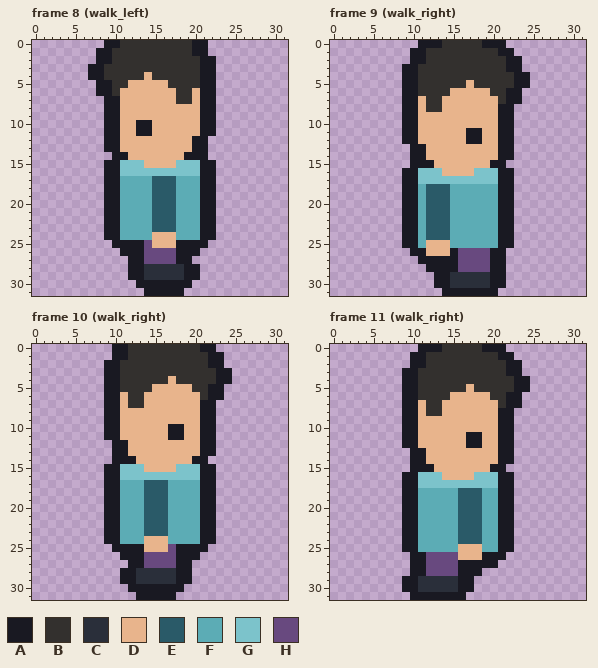
Pixel-art file: player/player.aseprite. The first picture shows the starting point.
32x32 pixels, 16 frames. Shown: frame 8 (walk_left), frame 9 (walk_right), frame 10 (walk_right), frame 11 (walk_right). The commit also changed other frames, which this record leaves out.
Palette (. is transparent): A #191922  B #33302e  C #2a2f3a  D #e8b48c  E #2a5a68  F #5cacb5  G #7cc3cb  H #68497f
Pixels before, frame 8 (walk_left), first column x 7:
 0 ..AABBBBBBBBBAA.
 1 .AABBBBBBBBBBAA.
 2 .AABBBBBBBBBBBAA
 3 AABBBBBBBBBBBBAA
 4 AABBBBBDBBBBBBAA
 5 .AABBDDDDDBBBBAA
 6 .AABDDDDDDDBBDAA
 7 ..AADDDDDDDBBDAA
 8 ..AADDDDDDDDDDAA
 9 ..AADDDDDDDDDDAA
10 ..AADDAADDDDDDAA
11 ..AADDAADDDDDDAA
12 ..AADDDDDDDDDAA.
13 ..AADDDDDDDDDAA.
14 ...AADDDDDDDAAA.
15 ..AAGGGDDDDGGGAA
16 ..AAGGGGGGGGGGAA
17 ..AAFFFFEEEFFFAA
18 ..AAFFFFEEEFFFAA
19 ..AAFFFFEEEFFFAA
20 ..AAFFFFEEEFFFAA
21 ..AAFFFFEEEFFFAA
22 ..AAFFFFEEEFFFAA
23 ..AAFFFFEEEFFFAA
24 ..AAFFFFDDDFFFAA
25 ...AAAAHDDDAAAA.
26 ....AAAHHHHAAA..
27 .....AAHHHHAA...
28 .....AACCCCCAA..
29 .....AACCCCCAA..
30 ......AAAAAAA...
31 .......AAAAA....
Pixels before, frame 9 (walk_right), first column x 9:
 0 ..AAABBBBBAAA...
 1 .AABBBBBBBBBAA..
 2 .AABBBBBBBBBBAA.
 3 AABBBBBBBBBBBAA.
 4 AABBBBBBBBBBBBAA
 5 AABBBBBBDBBBBBAA
 6 AABBBBDDDDDBBAA.
 7 AADBBDDDDDDDBAA.
 8 AADBBDDDDDDDAA..
 9 AADDDDDDDDDDAA..
10 AADDDDDDDDDDAA..
11 AADDDDDDAADDAA..
12 AADDDDDDAADDAA..
13 .AADDDDDDDDDAA..
14 .AADDDDDDDDDAA..
15 .AAADDDDDDDAA...
16 AAGGGDDDDGGGAA..
17 AAGGGGGGGGGGAA..
18 AAFEEEFFFFFFAA..
19 AAFEEEFFFFFFAA..
20 AAFEEEFFFFFFAA..
21 AAFEEEFFFFFFAA..
22 AAFEEEFFFFFFAA..
23 AAFEEEFFFFFFAA..
24 AAFEEEFFFFFFAA..
25 AAFDDDFFFFFFAA..
26 .AADDDAHHHHAA...
27 ..AAAAAHHHHAA...
28 ...AAAAHHHHAA...
29 ....AACCCCCAA...
30 ....AACCCCCAA...
31 .....AAAAAAA....
Pixels before, frame 10 (walk_right), first column x 9:
 0 .AABBBBBBBBBAA..
 1 .AABBBBBBBBBBAA.
 2 AABBBBBBBBBBBAA.
 3 AABBBBBBBBBBBBAA
 4 AABBBBBBDBBBBBAA
 5 AABBBBDDDDDBBAA.
 6 AADBBDDDDDDDBAA.
 7 AADBBDDDDDDDAA..
 8 AADDDDDDDDDDAA..
 9 AADDDDDDDDDDAA..
10 AADDDDDDAADDAA..
11 AADDDDDDAADDAA..
12 .AADDDDDDDDDAA..
13 .AADDDDDDDDDAA..
14 .AAADDDDDDDAA...
15 AAGGGDDDDGGGAA..
16 AAGGGGGGGGGGAA..
17 AAFFFEEEFFFFAA..
18 AAFFFEEEFFFFAA..
19 AAFFFEEEFFFFAA..
20 AAFFFEEEFFFFAA..
21 AAFFFEEEFFFFAA..
22 AAFFFEEEFFFFAA..
23 AAFFFEEEFFFFAA..
24 AAFFFDDDFFFFAA..
25 .AAAADDDHAAAA...
26 ..AAAHHHHAAA....
27 ...AAHHHHAA.....
28 ..AACCCCCAA.....
29 ..AACCCCCAA.....
30 ...AAAAAAA......
31 ....AAAAA.......
Pixels before, frame 11 (walk_right), first column x 9:
 0 ..AAABBBBBAAA...
 1 .AABBBBBBBBBAA..
 2 .AABBBBBBBBBBAA.
 3 AABBBBBBBBBBBAA.
 4 AABBBBBBBBBBBBAA
 5 AABBBBBBDBBBBBAA
 6 AABBBBDDDDDBBAA.
 7 AADBBDDDDDDDBAA.
 8 AADBBDDDDDDDAA..
 9 AADDDDDDDDDDAA..
10 AADDDDDDDDDDAA..
11 AADDDDDDAADDAA..
12 AADDDDDDAADDAA..
13 .AADDDDDDDDDAA..
14 .AADDDDDDDDDAA..
15 .AAADDDDDDDAA...
16 AAGGGDDDDGGGAA..
17 AAGGGGGGGGGGAA..
18 AAFFFFFEEEFFAA..
19 AAFFFFFEEEFFAA..
20 AAFFFFFEEEFFAA..
21 AAFFFFFEEEFFAA..
22 AAFFFFFEEEFFAA..
23 AAFFFFFEEEFFAA..
24 AAFFFFFEEEFFAA..
25 AAFFFFFDDDFFAA..
26 .AAHHHHDDDAAA...
27 .AAHHHHAAAAA....
28 .AAHHHHAAA......
29 AACCCCCAA.......
30 AACCCCCAA.......
31 .AAAAAAA........
After:
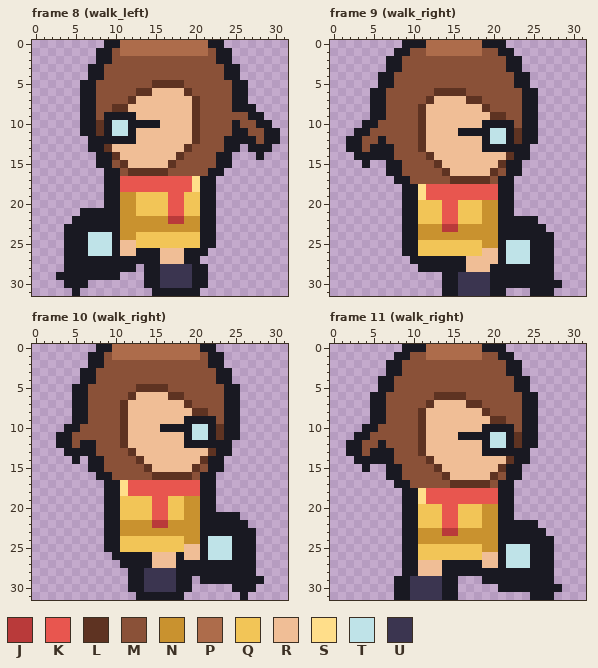
Colours new in this view: J #b93a3a  K #e8564f  L #5e3322  M #8a5138  N #c9922f  P #ad6c4b  Q #f2c557  R #f0be96  S #ffde8a  T #bfe3e8  U #3b3550
The edit:
Changed rows in their new state; - is an unchanged pixel.
Frame 8 (walk_left):
first column x 3:
 0 --------PPPPPPPPPPPAA-------
 1 -------MPPPPPPPPPPPMAA------
 2 -------MMMMMMMMMMMMMAA------
 3 ------MMMMMMMMMMMMMMMAA-----
 4 ------MMMMMMMMMMMMMMMAA-----
 5 ---AAMMMMMMMLLLLMMMMMMAA----
 6 ---AAMMMMMLLRRRRLMMMMMAA----
 7 ---AAMMMMLRRRRRRRLMMMMAA----
 8 ---AAMMLLRRRRRRRRLMMMMAAA---
 9 ---AAM--AARRRRRRRLMMMMMMAA--
10 ---AAL-TTA--ARRRRLMMMMAMMAA-
11 ---AAL-TTARRRRRRRLMMMMAAMMAA
12 ----AA--AARRRRRRRLMMMAAAAMAA
13 ----AALRRRRRRRRRLMMMMAA-AAA-
14 -----AALRRRRRRRLMMMMAA---A--
15 -----A-MLRRRRRLMMMMMAA------
16 --------MLLLLLMMMMM-A-------
17 --------KKKKKKKKKS----------
18 --------KKKKKKKKKS----------
19 --------NNQQQQKKQQ----------
20 --------NNQQQQKKQQ----------
21 ---AAA--NNQQQQKKQQ----------
22 --AAAA--NNNNNNJJNN----------
23 -AAAAA--NNNNNNNNNN----------
24 -AAATTT-NNQQQQQQQQ----------
25 -AAATTT-RRQQQQQQQQ-A--------
26 -AAATTTARR-AARRR--A---------
27 -AAAAAAAA--AARRR-A----------
28 -AAAAAAAA-.AAUUUU-A---------
29 AAAAAAAA-..AAUUUU-A---------
30 -AAA------.--UUUUAA---------
31 --A--------.----AA----------
Frame 9 (walk_right):
first column x 2:
 0 -------AA-PPPPPPP----------
 1 ------AAMMPPPPPPPMM--------
 2 -----AAMMMMMMMMMMMMM-------
 3 -----AAMMMMMMMMMMMMM-------
 4 ----AAMMMMMMMMMMMMMMM------
 5 ----AAMMMMMMMMMMMMMMM------
 6 ---AAMMMMMMLLLLMMMMMMMAA---
 7 ---AAMMMMMLRRRRLLMMMMMAA---
 8 ---AAMMMMLRRRRRRRLMMMMAA---
 9 ---AAMMMMLRRRRRRRRLLMMAA---
10 --AAMMMMMLRRRRRRRAA--MAA---
11 -AAMMMMMMLRRRRA--ATT-LAA---
12 AAMMAMMMMLRRRRRRRATT-LAA---
13 AAMAAAMMMLRRRRRRRAA--AA----
14 -AAAAAMMMMLRRRRRRRRRLAA----
15 --A--AAMMMMLRRRRRRRLAA-----
16 -----AAMMMMMLRRRRRLM-A-----
17 ------A-MMMMMLLLLLM--------
18 ---------SKKKKKKKKK--------
19 ---------SKKKKKKKKK--------
20 ---------QQQKKQQQNN--------
21 ---------QQQKKQQQNN--------
22 ---------QQQKKQQQNN--AAA---
23 ---------NNNJJNNNNN--AAAA--
24 ---------NNNNNNNNNN--AAAAA-
25 ---------QQQQQQQQNN-TTTAAA-
26 -------A-QQQQQQQQRR-TTTAAA-
27 --------A-----ARRRR-TTTAAA-
28 ---------A----ARRR--AAAAAA-
29 -----------.-AUUUU--AAAAAA-
30 -----------.-AUUUU--AAAAAAA
31 --------------UUUU-A---AAA-
Frame 10 (walk_right):
first column x 3:
 0 -----AAPPPPPPPPPPP--------
 1 ----AAMPPPPPPPPPPPM-------
 2 ----AAMMMMMMMMMMMMM-------
 3 ---AAMMMMMMMMMMMMMMM------
 4 ---AAMMMMMMMMMMMMMMM------
 5 --AAMMMMMMLLLLMMMMMMMAA---
 6 --AAMMMMMLRRRRLLMMMMMAA---
 7 --AAMMMMLRRRRRRRLMMMMAA---
 8 --AAMMMMLRRRRRRRRLLMMAA---
 9 --AAMMMMLRRRRRRRAA--MAA---
10 -AAMMMMMLRRRRA--ATT-LAA---
11 AAMMMMMMLRRRRRRRATT-LAA---
12 AAMAAMMMLRRRRRRRAA--AA----
13 -AAAAMMMMLRRRRRRRRRLAA----
14 --A-AAMMMMLRRRRRRRLAA-----
15 ----AAMMMMMLRRRRRLM-A-----
16 -----A-MMMMMLLLLLM--------
17 --------SKKKKKKKKK--------
18 --------SKKKKKKKKK--------
19 --------QQQQKKQQNN--------
20 --------QQQQKKQQNN--------
21 --------QQQQKKQQNN--AAA---
22 --------NNNNJJNNNN--AAAA--
23 --------NNNNNNNNNN--AAAAA-
24 --------QQQQQQQQNN-TTTAAA-
25 ------A-QQQQQQQQRR-TTTAAA-
26 -------A---ARRR-RRATTTAAA-
27 --------A--ARRR--AAAAAAAA-
28 --------.-AUUUU--AAAAAAAA-
29 --------.-AUUUU---AAAAAAAA
30 -----------UUUU-A-----AAA-
31 ---------------A-------A--
Frame 11 (walk_right):
first column x 2:
 0 -------AA-PPPPPPP----------
 1 ------AAMMPPPPPPPMM--------
 2 -----AAMMMMMMMMMMMMM-------
 3 -----AAMMMMMMMMMMMMM-------
 4 ----AAMMMMMMMMMMMMMMM------
 5 ----AAMMMMMMMMMMMMMMM------
 6 ---AAMMMMMMLLLLMMMMMMMAA---
 7 ---AAMMMMMLRRRRLLMMMMMAA---
 8 ---AAMMMMLRRRRRRRLMMMMAA---
 9 ---AAMMMMLRRRRRRRRLLMMAA---
10 --AAMMMMMLRRRRRRRAA--MAA---
11 -AAMMMMMMLRRRRA--ATT-LAA---
12 AAMMAMMMMLRRRRRRRATT-LAA---
13 AAMAAAMMMLRRRRRRRAA--AA----
14 -AAAAAMMMMLRRRRRRRRRLAA----
15 --A--AAMMMMLRRRRRRRLAA-----
16 -----AAMMMMMLRRRRRLM-A-----
17 ------A-MMMMMLLLLLM--------
18 ---------SKKKKKKKKK--------
19 ---------SKKKKKKKKK--------
20 ---------QQQKKQQQNN--------
21 ---------QQQKKQQQNN--------
22 ---------QQQKKQQQNN--AAA---
23 ---------NNNJJNNNNN--AAAA--
24 ---------NNNNNNNNNN--AAAAA-
25 ---------QQQQQQQQNN-TTTAAA-
26 -------A-QQQQQQQQRR-TTTAAA-
27 -------A-RRRAA---RRATTTAAA-
28 -------A-RRRAA---AAAAAAAAA-
29 ------A-UUUUAA..-AAAAAAAAA-
30 ------A-UUUUAA..---AAAAAAAA
31 ------AAUUUU--.--------AAA-
Pixel boxes of the changes (left, top, right, bottom) in both pictures:
changed: (56, 40, 280, 296)
changed: (346, 40, 562, 296)
changed: (56, 344, 264, 600)
changed: (346, 344, 562, 600)
